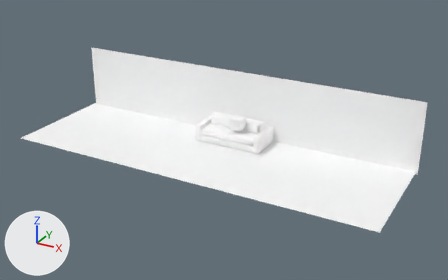
Before and after pictures for a commit that changed the glTF model 9-log.gltf.
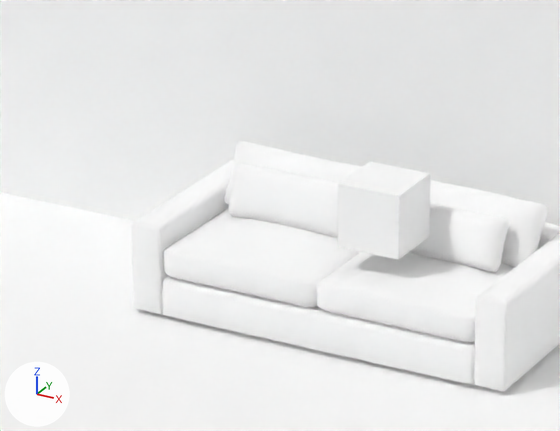
There are two pictures of each version: one whole from a camera (50 mm lens) standing at (8.8, -15.2, 8.32) and looking at (0.29, 0.27, 0.58), one close up on the part from 39% to 60% of the width and 31% to 57% of the height. The axes (+X, +Y, +Z) are drawn at lower left. The lights are the same throughout. Where no turn or scale is listed for an object, it has been applied to the vertices.

The scene before the commit, as lines of its bpy script (objects in view):
```python
me_cube = bpy.data.meshes.new('Cube')
me_cube.from_pydata(...)  # a box spanning x -1.0..1.0, y -1.0..1.0, z -1.0..1.0
me_cube.materials.append(mat_kuuu)  # white #ffffff
me_mirabel_98_pewter = bpy.data.meshes.new('mirabel_98_pewter')
me_mirabel_98_pewter.from_pydata(...)  # 1132 vertices, 2252 faces; spans x -1.17..1.17, y -0.57..0.57, z 0.02..0.57
me_mirabel_98_pewter.materials.append(mat_karkas)  # white #ffffff
me_mirabel_98_pewter_005 = bpy.data.meshes.new('mirabel_98_pewter.005')
me_mirabel_98_pewter_005.from_pydata(...)  # 1612 vertices, 3208 faces; spans x -0.97..0.98, y -0.57..0.43, z 0.25..0.79
me_mirabel_98_pewter_005.materials.append(mat_osnova_main)  # white #ffffff
ob_cube2 = bpy.data.objects.new('Cube2', me_cube)
ob_cube2.location = (0.255, 1.267, 0.784)
ob_cube2.scale = (0.186, 0.186, 0.186)
ob_karkas = bpy.data.objects.new('karkas', me_mirabel_98_pewter)
ob_karkas.location = (0.005, 1.484, 0.006)
ob_osnova = bpy.data.objects.new('osnova', me_mirabel_98_pewter_005)
ob_osnova.location = (0.005, 1.484, 0.006)
# also in view: 'flo' at (-0.29, 0.21, 0.0); 'Plane' at (-0.22, 2.1, 1.07); 'poduski' at (0.0, 1.53, 0.6)
```
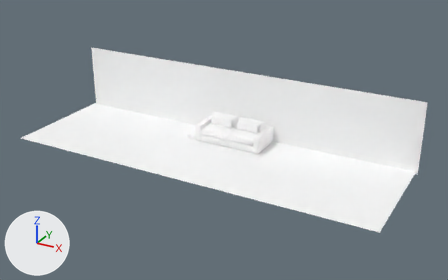
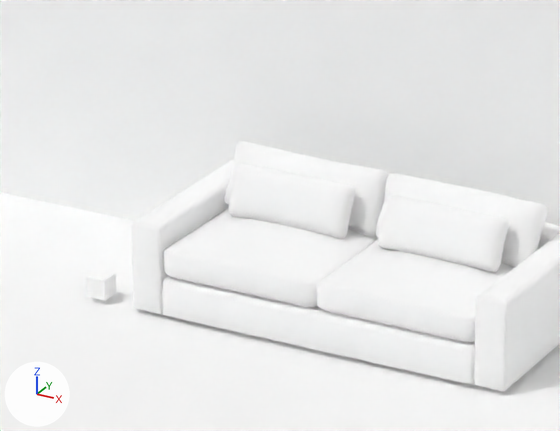
Boxes (x1, y1, x2, y2) around the edits, measured in the close-ups (560 x 431 px):
'Cube2', moved, rescaled (67% narrower, 68% shorter): before (338, 162, 430, 260); after (86, 269, 116, 300)

The edits, one by one:
Object 'Cube2' (ob_cube2) moves from (0.255, 1.267, 0.784) to (-1.408, 0.999, 0.098).
Object 'Cube2' (ob_cube2) is rescaled from (0.186, 0.186, 0.186) to (0.0612, 0.0612, 0.0612).
